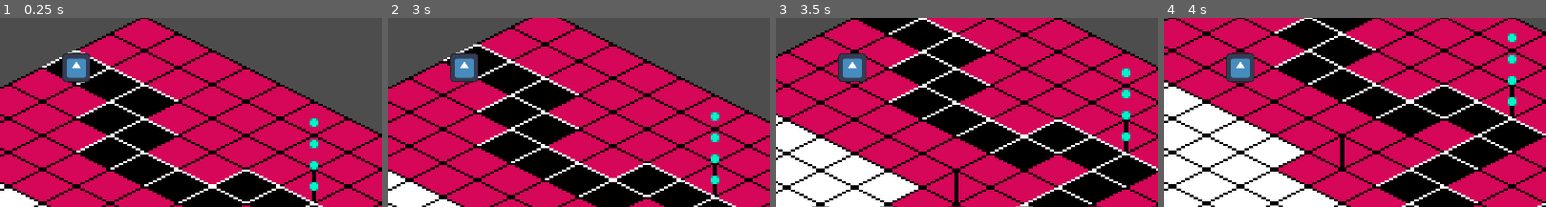
Above: before the commit, frames 1-4 (left to right).
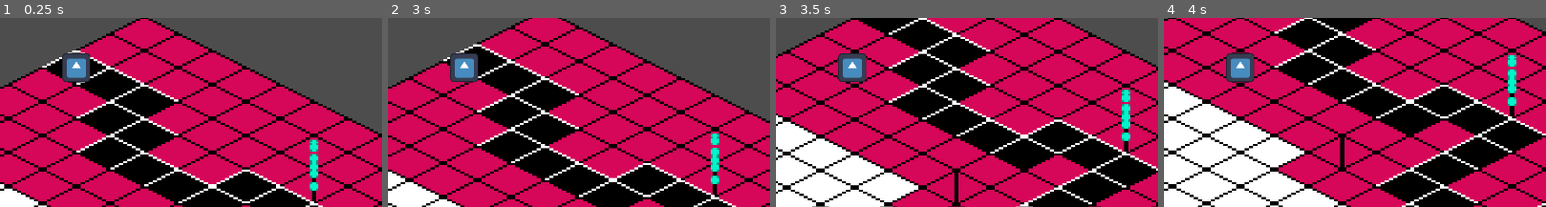
Above: after the commit, the same moments.

Repository: chark-dev/EcoSystem
Game: Godot game, scene res://Stages/test/main.tscn
Same seed, same stepped clock (60 frames per second), same inputs: the game is played once before the commit and once after it. The engine's default icon, where the game draws it, is replaced by a stand-in: a white triangle on a blue panel in a dark square.
Inputs (mouse positions are % of the whole screen's width and height, from its top left):
- Up to frame 1 (0.25 s): no input
- Up to frame 2 (3 s): tap Enter at 0.5, 2 s; move the mouse to (72, 44) at 0.52 s; hold Right (ui_right) 0.53-1.28 s; click (72, 44) at 0.67 s; tap Space at 1.25, 2.75 s; move the mouse to (30, 55) at 1.27 s; hold Down (ui_down) 1.28-2.03 s; move the mouse to (60, 27) at 2.02 s; hold Right (ui_right) 2.03-2.78 s; move the mouse to (45, 70) at 2.77 s; hold Up (ui_up) from 2.78 s (still down); click (45, 70) at 2.92 s
- Up to frame 3 (3.5 s): keep holding Up (ui_up)
- Up to frame 4 (4 s): move the mouse to (80, 65) at 3.52 s; release Up (ui_up) at 3.53 s; hold Left (ui_left) from 3.53 s (still down)
The pictures show only the part of the screen within x 40-90%, y 36-86%; the shares and areas given below are measured in that part.

The runs differ from the first frame. In frame 1, 0.4% of the frame differs, in the area x 81-84%, y 53-85%; in frame 2, 0.4%; in frame 3, 0.4%; in frame 4, 0.4%.

Commit message:
Add FABRIK to Limbs

Diff:
--- /dev/null
+++ b/ecosystem/Common/inverse_kinematics/leg/Limb.gd
@@ -0,0 +1,72 @@
+extends Node2D
+class_name Limb
+
+# Length of each limb segment
+var joints : Array[Joint]
+var numEffectors : int = 8
+
+var target_pos : Vector2
+@export var root_pos : Vector2
+
+
+
+func _ready() -> void:
+
+	print(root_pos)
+
+	print("^ Root Pos for limb.")
+
+	var ls : float = 10
+	var sum : float = 10
+
+	print("Printing positions for joints.")
+
+	var shoulder = Joint.new(Vector2(root_pos.x, root_pos.y), ls)
+	add_child(shoulder)
+	joints.append(shoulder)
+
+	for i in range(numEffectors - 1):
+		var newEffector = Joint.new(Vector2(root_pos.x, root_pos.y - sum), ls)
+		add_child(newEffector)
+		print(newEffector.position)
+		joints.append(newEffector)
+		sum += 10
+		ls*=0.8
+		#draw_line(newEffector.position, joints[i].position, Color.BLACK)
+
+
+func _physics_process(delta: float) -> void:
+	fabrikF()
+	fabrikB()
+
+
+func fabrikF():
+	var next : Joint = joints[len(joints) - 1]
+	next.position = target_pos
+
+	var i : int = len(joints) - 2
+	while i >= 0:
+		var current : Joint = joints[i]
+		var direction : Vector2 = next.position - current.position
+#		May have to normalise the vector here ^
+		direction = direction.normalized() * current.length
+		current.position = next.position - direction
+
+		next = current
+
+		i -= 1
+
+
+func fabrikB():
+	var previous : Joint = joints[0]
+	previous.position = root_pos
+
+	for i in range(len(joints)):
+		var current : Joint = joints[i]
+		var direction = current.position - previous.position
+
+		direction = direction.normalized() * previous.length
+
+		current.position = previous.position + direction
+
+		previous = current
--- a/ecosystem/Common/inverse_kinematics/leg/leg.tscn
+++ b/ecosystem/Common/inverse_kinematics/leg/Limb.tscn
@@ -1,6 +1,6 @@
 [gd_scene load_steps=2 format=3 uid="uid://cdetxtt3p1uhv"]
 
-[ext_resource type="Script" uid="uid://dfxqcn8aoudpk" path="res://Common/inverse_kinematics/leg/leg.gd" id="1_rvi1u"]
+[ext_resource type="Script" uid="uid://dfxqcn8aoudpk" path="res://Common/inverse_kinematics/leg/Limb.gd" id="1_rvi1u"]
 
 [node name="Limb" type="Node2D"]
 script = ExtResource("1_rvi1u")
--- a/ecosystem/Common/inverse_kinematics/leg/leg.gd
+++ /dev/null
@@ -1,49 +0,0 @@
-extends Node
-class_name Limb
-
-# Length of each limb segment
-var joints : Array
-
-var numEffectors : int = 4
-var target_pos : Vector2
-@export var root_pos : Vector2
-
-
-
-func _ready() -> void:
-
-	print(root_pos)
-
-	print("^ Root Pos for limb.")
-
-	var ls : float = 10
-	var sum : float = 0
-
-	print("Printing positions for joints.")
-
-	for i in range(numEffectors):
-		var newEffector = Joint.new(Vector2(root_pos.x, root_pos.y - sum), ls)
-		add_child(newEffector)
-		print(newEffector.position)
-		joints.append(newEffector)
-		sum += 10
-		ls*=0.8
-
-	joints = get_children()
-
-	#end_effector = joints[len(joints)-1]
-
-
-# VISUAL REPRESENTATION
-
-#func _draw() -> void:
-	#
-	## Draws a Circle on Each Joint
-	#var index = 0
-	#for joint in joints:
-		#draw_circle(joint.position, 2, Color.AQUA, true)
-		#index += 1
-		#if index >= len(joints):
-			#return
-	## Draws a Line between each joint
-		#draw_line(joint.position, joints[index].position, Color.BLACK)
--- a/ecosystem/Stages/2d_test_plane/2d_test_plane.tscn.tscn
+++ b/ecosystem/Stages/2d_test_plane/2d_test_plane.tscn.tscn
@@ -2,7 +2,7 @@
 
 [ext_resource type="Texture2D" uid="uid://b4eif20htts7e" path="res://Assets/brackeys_platformer_assets/sprites/platforms.png" id="1_8nrq8"]
 [ext_resource type="Script" uid="uid://cul47xug3b27u" path="res://Stages/2d_test_plane/2d_test_plane.tscn.gd" id="1_kc5pg"]
-[ext_resource type="PackedScene" uid="uid://cdetxtt3p1uhv" path="res://Common/inverse_kinematics/leg/leg.tscn" id="3_0fkns"]
+[ext_resource type="PackedScene" uid="uid://cdetxtt3p1uhv" path="res://Common/inverse_kinematics/leg/Limb.tscn" id="3_0fkns"]
 
 [sub_resource type="TileSetAtlasSource" id="TileSetAtlasSource_kc5pg"]
 texture = ExtResource("1_8nrq8")
@@ -45,4 +45,12 @@
 [node name="Limb" parent="." instance=ExtResource("3_0fkns")]
 position = Vector2(16, 129)
 
+[node name="Limb2" parent="." instance=ExtResource("3_0fkns")]
+position = Vector2(176, 129)
+
+[node name="Limb3" parent="." instance=ExtResource("3_0fkns")]
+position = Vector2(336, 128)
+
 [editable path="Limb"]
+[editable path="Limb2"]
+[editable path="Limb3"]
--- a/ecosystem/Stages/test/main.tscn
+++ b/ecosystem/Stages/test/main.tscn
@@ -3,7 +3,7 @@
 [ext_resource type="Script" uid="uid://bdd5uvn00ddkn" path="res://Stages/test/test.gd" id="1_oveao"]
 [ext_resource type="PackedScene" uid="uid://e2timugao8yh" path="res://Common/player/player.tscn" id="2_kgv6h"]
 [ext_resource type="TileSet" uid="uid://dexlrlyjvv6ha" path="res://Stages/tilesets/example_tileset.tres" id="3_ech3y"]
-[ext_resource type="PackedScene" uid="uid://cdetxtt3p1uhv" path="res://Common/inverse_kinematics/leg/leg.tscn" id="4_kgv6h"]
+[ext_resource type="PackedScene" uid="uid://cdetxtt3p1uhv" path="res://Common/inverse_kinematics/leg/Limb.tscn" id="4_kgv6h"]
 
 [node name="Main" type="Node2D"]
 script = ExtResource("1_oveao")
Renamed: ecosystem/Common/inverse_kinematics/leg/leg.gd.uid -> ecosystem/Common/inverse_kinematics/leg/Limb.gd.uid
